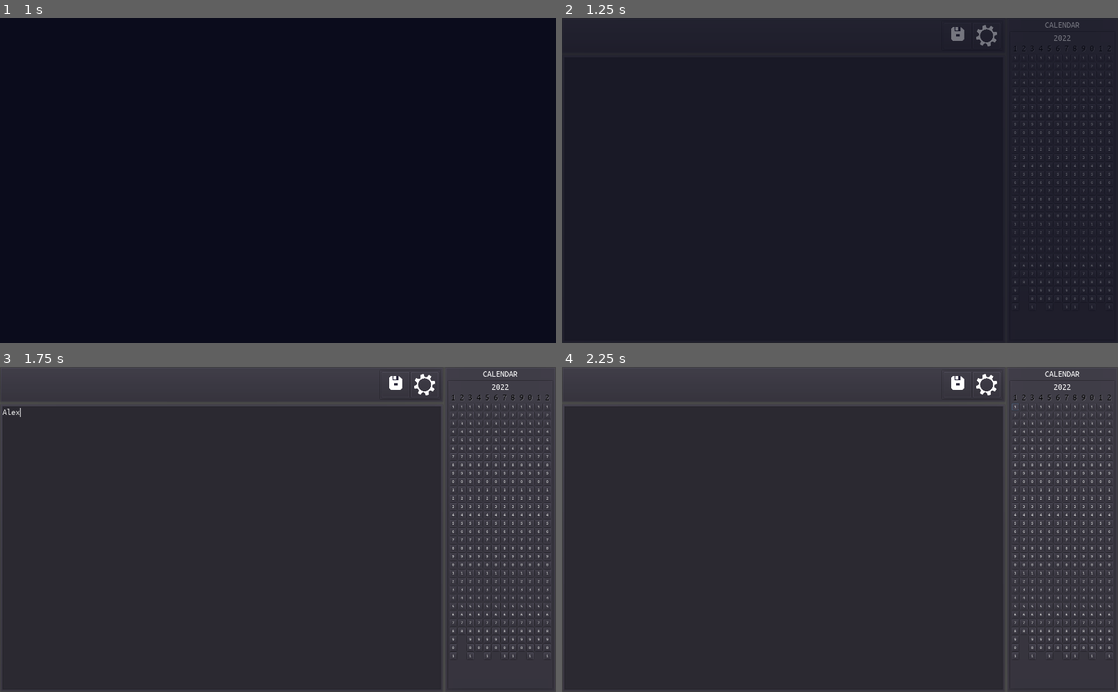
Above: before the commit, frames 1-4 (two rows, left to right).
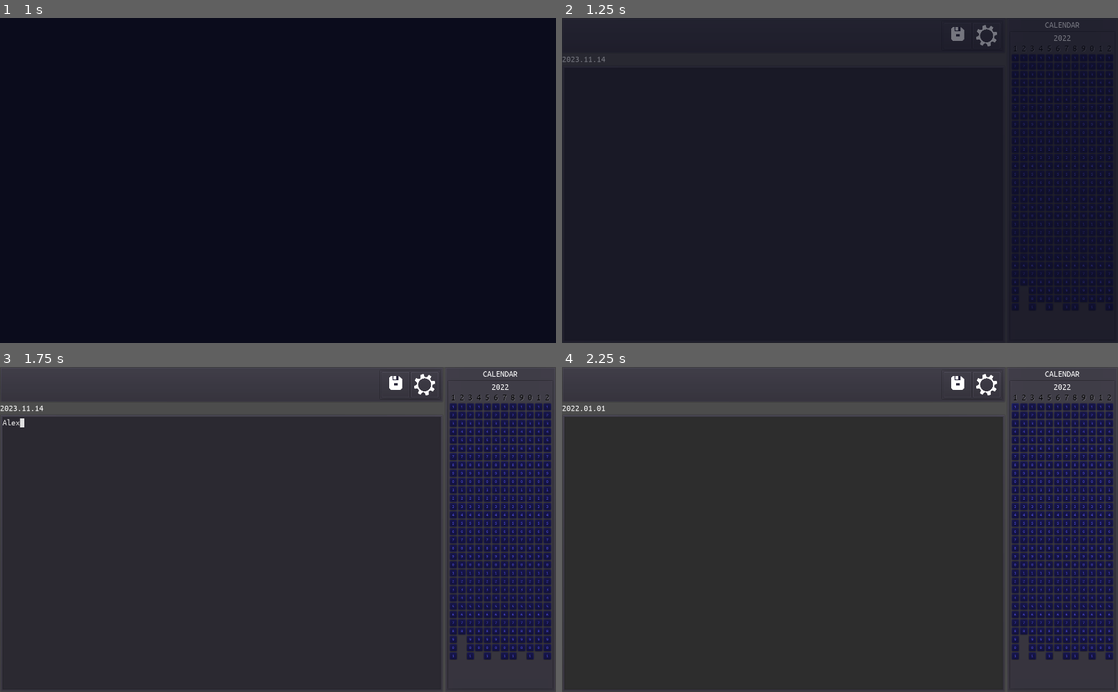
Above: after the commit, the same moments.

Repository: salihfc/diary-awe
Game: Godot game, scene res://src/scene_manager.tscn
Two runs of this game, one before a commit and one after it. Both use one fixed random seed, a clock stepped at 60 frames per second and the inputs below.
Inputs (mouse positions are in pixels of both pictures, inside the frame that each line leads up to):
- Up to frame 1 (1 s): tap Enter at 0.5 s
- Up to frame 2 (1.25 s): no input
- Up to frame 3 (1.75 s): click (222, 549) at 1.27 s; type "Alex" at 1.35 s
- Up to frame 4 (2.25 s): click "1" at 2 s

Frame 1 is identical in both runs. In frame 2, 0.8% of the frame differs, in the area x 0-99%, y 11-90%; in frame 3, 12%, in the area x 0-100%, y 11-90%; in frame 4, 12%.

Commit message:
Add coloring based on date, disabling buttons based on date

Diff:
--- a/src/game/calendar/calendar.gd
+++ b/src/game/calendar/calendar.gd
@@ -48,15 +48,29 @@
 
 ### PUBLIC FUNCTIONS ###
 func load_year(year : int) -> void:
+	_clear()
+	_fill(year)
+
+
+
+### PRIVATE FUNCTIONS ###
+func _clear() -> void:
+	for column in dayMatrix.get_children():
+		UTILS.remove_all_chilren(column)
+
+
+func _fill(year : int) -> void:
 	yearLabel.text = str(year)
 
-	for month_column in dayMatrix.get_children():
-		var month = month_column.get_index() + 1
+	var current_date_arr = UTILS.date_array()
+
+	for column in dayMatrix.get_children():
+		var month = column.get_index() + 1
 		var days = _get_days_in_month(year, month)
 		for day in range(1, days + 1):
 			var button = CalendarButton.instance()
 			button.text = str(day % 10)
-			month_column.add_child(button)
+			column.add_child(button)
 
 			UTILS.bind(
 				button, "pressed",
@@ -64,10 +78,16 @@
 				[year, month, day]
 			)
 
+			# EXTRA MODS
+			var comparison = UTILS.compare_date_arrays(current_date_arr, [year, month, day])
+			if comparison == 1:
+				button.disabled = true
+			elif comparison == 0:
+				button.self_modulate = Color("7bff69")
+			else:
+				button.self_modulate = Color("5958fd")
 
-### PRIVATE FUNCTIONS ###
-# warning-ignore:unused_argument
-# warning-ignore:unused_argument
+
 func _get_days_in_month(year : int, month : int) -> int:
 	var days = DAY_CT[month]
 	if month == 2 and _is_leap_year(year):
@@ -78,9 +98,7 @@
 func _is_leap_year(year : int) -> bool:
 	return (year % 400 == 0) or ((year % 100) and (year % 4 == 0))
 
+
 ### SIGNAL RESPONSES ###
-# warning-ignore:unused_argument
-# warning-ignore:unused_argument
-# warning-ignore:unused_argument
 func _on_button_pressed(year : int, month : int, day : int) -> void:
 	emit_signal("day_selected", year, month, day)
--- a/src/game/editor/editor.gd
+++ b/src/game/editor/editor.gd
@@ -40,6 +40,11 @@
 func get_text() -> String:
 	return textEdit.text
 
+
+func disable_edit(disable = true) -> void:
+	textEdit.readonly = disable
+
+
 ### PRIVATE FUNCTIONS ###
 
 
--- a/src/game/editor/editor.tscn
+++ b/src/game/editor/editor.tscn
@@ -29,3 +29,5 @@
 margin_right = 1522.0
 margin_bottom = 886.0
 text = "lorem lorem lorem ipsum"
+caret_block_mode = true
+caret_blink = true
--- a/src/game/main_window.gd
+++ b/src/game/main_window.gd
@@ -26,6 +26,7 @@
 onready var toolbox = $HBoxContainer/VBoxContainer/ToolBox as ToolBox
 onready var editor = $HBoxContainer/VBoxContainer/Editor as Editor
 onready var calendar = $HBoxContainer/CalendarNavigation/PanelContainer/MarginContainer/VBoxContainer/Calendar as Calendar
+onready var dateLabel = $HBoxContainer/VBoxContainer/DateLabel as Label
 
 ### VIRTUAL FUNCTIONS (_init ...) ###
 func _ready():
@@ -75,3 +76,10 @@
 	LOG.pr(1, "Calendar day selected: %s" % _last_selected_entry)
 	var text = SAVER.load_entry(_last_selected_entry)
 	editor.load_text(text)
+
+	dateLabel.text = (_last_selected_entry)
+	var comp = UTILS.compare_with_today([year, month, day])
+	if comp == -1:
+		editor.disable_edit()
+	elif comp == 0:
+		editor.disable_edit(false)
--- a/src/game/main_window.tscn
+++ b/src/game/main_window.tscn
@@ -31,10 +31,15 @@
 [node name="ToolBox" parent="HBoxContainer/VBoxContainer" instance=ExtResource( 3 )]
 margin_bottom = 98.0
 
+[node name="DateLabel" type="Label" parent="HBoxContainer/VBoxContainer"]
+margin_top = 102.0
+margin_right = 1225.0
+margin_bottom = 127.0
+
 [node name="Editor" parent="HBoxContainer/VBoxContainer" instance=ExtResource( 1 )]
 anchor_right = 0.0
 anchor_bottom = 0.0
-margin_top = 102.0
+margin_top = 131.0
 margin_right = 1225.0
 margin_bottom = 900.0
 size_flags_vertical = 3
--- a/src/resource_classes/diary_day_save_data.gd
+++ b/src/resource_classes/diary_day_save_data.gd
@@ -2,9 +2,14 @@
 class_name DiarySave
 
 export(String) var data
+export(String) var date
 
-func _init(_data = "empty"):
+func _init(_data = "empty", _date = "date"):
 	data = _data
+	date = _date
 
 func get_data():
 	return data
+
+func get_date():
+	return date
--- a/src/singletons/saver.gd
+++ b/src/singletons/saver.gd
@@ -34,18 +34,20 @@
 
 ### PUBLIC FUNCTIONS ###
 func save_entry(entry_name : String, text : String) -> void:
-	var res = SAVE_DATA_CLASS.new(text)
+	var res = SAVE_DATA_CLASS.new(text, entry_name)
 	var path = SAVE_FORMAT % entry_name
 	var err = ResourceSaver.save(path, res)
 	if err != OK:
 		assert(0)
+
+	LOG.pr(1, "RES SAVE [%s]" % [res.get_date()])
 
 
 func load_entry(entry_name):
 	var path = SAVE_FORMAT % [entry_name]
 	if ResourceLoader.exists(path):
 		var res = ResourceLoader.load(path)
-		LOG.pr(1, "RES [%s]" % [res.get_data()])
+		LOG.pr(1, "RES LOADED [%s]" % [res.get_date()])
 		return res.get_data()
 	return ""
 
--- a/src/singletons/utils.gd
+++ b/src/singletons/utils.gd
@@ -17,6 +17,46 @@
 	else:
 		LOG.pr(3, "Bind Signal: (%s:%s) -> (%s:%s)" %\
 				[source_node, signal_name, target_node, method_name])
+
+
+func remove_all_chilren(node : Node) -> void:
+	for child in node.get_children():
+		node.remove_child(child)
+		child.queue_free()
+
+
+# Year, month, day
+func date_array() -> Array:
+	var datetime = OS.get_datetime(true)
+	return [int(datetime.get("year")), int(datetime.get("month")), int(datetime.get("day"))]
+
+
+# 0: a == b
+# 1: a -> b
+# -1: b -> a
+
+func compare_date_arrays(a, b) -> int:
+	assert(a.size() == 3 and b.size() == 3)
+	for i in 3:
+		if a[i] == b[i]:
+			continue
+		if a[i] < b[i]:
+			return 1
+		if a[i] > b[i]:
+			return -1
+	return 0
+
+func compare_with_today(b) -> int:
+	var a = date_array()
+	assert(a.size() == 3 and b.size() == 3)
+	for i in 3:
+		if a[i] == b[i]:
+			continue
+		if a[i] < b[i]:
+			return 1
+		if a[i] > b[i]:
+			return -1
+	return 0
 
 
 func eval(expression_string, param_names, param_values):
